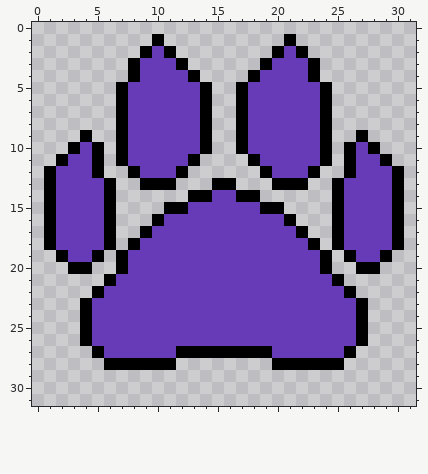
Edited in one commit: pixel-art sprite (img/cursor.png). Above is the file before it was changed.
The file is 32x32 pixels.
And afterwards:
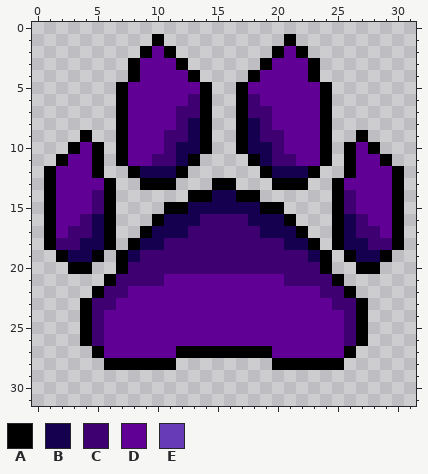
Palette (. is transparent): A #000000  B #150050  C #3e0071  D #600094  E #673ab7
Difference:
@@ x 0..31 @@
  1 ..........A..........A..........
- 2 .........AEA........AEA.........
- 3 ........AEEEA......AEEEA........
- 4 ........AEEEEA....AEEEEA........
- 5 .......AEEEEEEA..AEEEEEEA.......
- 6 .......AEEEEEEA..AEEEEEEA.......
- 7 .......AEEEEEEA..AEEEEEEA.......
- 8 .......AEEEEEEA..AEEEEEEA.......
- 9 ....A..AEEEEEEA..AEEEEEEA..A....
-10 ...AEA.AEEEEEEA..AEEEEEEA.AEA...
-11 ..AEEA.AEEEEEA....AEEEEEA.AEEA..
-12 .AEEEA..AEEEA......AEEEA..AEEEA.
-13 .AEEEEA..AAA...AA...AAA..AEEEEA.
-14 .AEEEEA......AAEEAA......AEEEEA.
-15 .AEEEEA....AAEEEEEEAA....AEEEEA.
-16 .AEEEEA...AEEEEEEEEEEA...AEEEEA.
-17 .AEEEEA..AEEEEEEEEEEEEA..AEEEEA.
-18 .AEEEEA.AEEEEEEEEEEEEEEA.AEEEEA.
-19 ..AEEA.AEEEEEEEEEEEEEEEEA.AEEA..
-20 ...AA..AEEEEEEEEEEEEEEEEA..AA...
-21 ......AEEEEEEEEEEEEEEEEEEA......
-22 .....AEEEEEEEEEEEEEEEEEEEEA.....
-23 ....AEEEEEEEEEEEEEEEEEEEEEEA....
-24 ....AEEEEEEEEEEEEEEEEEEEEEEA....
-25 ....AEEEEEEEEEEEEEEEEEEEEEEA....
-26 ....AEEEEEEEEEEEEEEEEEEEEEEA....
-27 .....AEEEEEEAAAAAAAAEEEEEEA.....
+ 2 .........ADA........ADA.........
+ 3 ........ADDDA......ADDDA........
+ 4 ........ADDDDA....ADDDDA........
+ 5 .......ADDDDDDA..ADDDDDDA.......
+ 6 .......ADDDDDCA..ACDDDDDA.......
+ 7 .......ADDDDCCA..ACCDDDDA.......
+ 8 .......ADDDDCBA..ABCDDDDA.......
+ 9 ....A..ADDDCCBA..ABCCDDDA..A....
+10 ...ADA.ADDDCBBA..ABBCDDDA.ADA...
+11 ..ADDA.ADDCCBA....ABCCDDA.ADDA..
+12 .ADDDA..ABBBA......ABBBA..ADDDA.
+13 .ADDDDA..AAA...AA...AAA..ADDDDA.
+14 .ADDDCA......AABBAA......ACDDDA.
+15 .ADDDCA....AABBBBBBAA....ACDDDA.
+16 .ADDCBA...ABBBCCCCBBBA...ABCDDA.
+17 .ADCCBA..ABBBCCCCCCBBBA..ABCCDA.
+18 .ACCBBA.ABBCCCCCCCCCCBBA.ABBCCA.
+19 ..ABBA.ABCCCCCCCCCCCCCCBA.ABBA..
+20 ...AA..ACCCCCCCCCCCCCCCCA..AA...
+21 ......ACCCCDDDDDDDDDDCCCCA......
+22 .....ACCDDDDDDDDDDDDDDDDCCA.....
+23 ....ACCDDDDDDDDDDDDDDDDDDCCA....
+24 ....ACDDDDDDDDDDDDDDDDDDDDCA....
+25 ....ACDDDDDDDDDDDDDDDDDDDDCA....
+26 ....ACDDDDDDDDDDDDDDDDDDDDCA....
+27 .....ADDDDDDAAAAAAAADDDDDDA.....
 28 ......AAAAAA........AAAAAA......
Changed places in both pictures, as pixel boxes (x1, y1, x2, y2):
changed: (56, 46, 392, 358)
